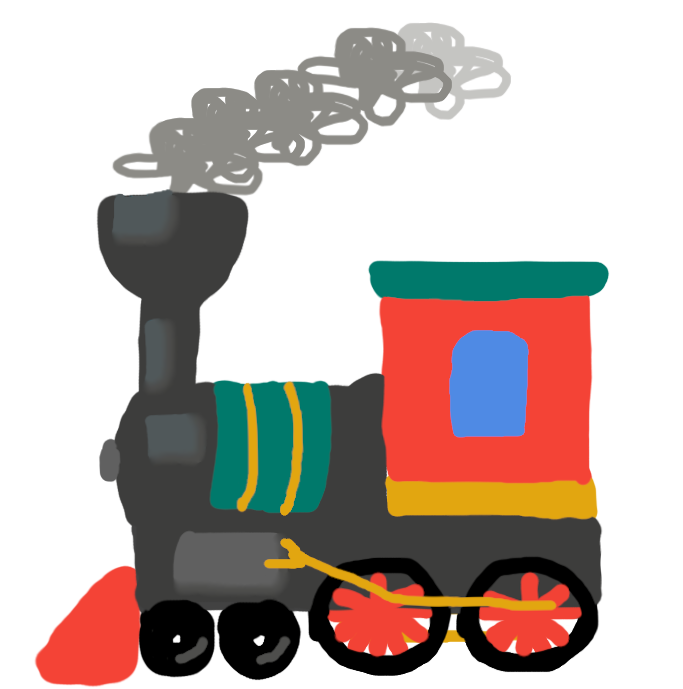
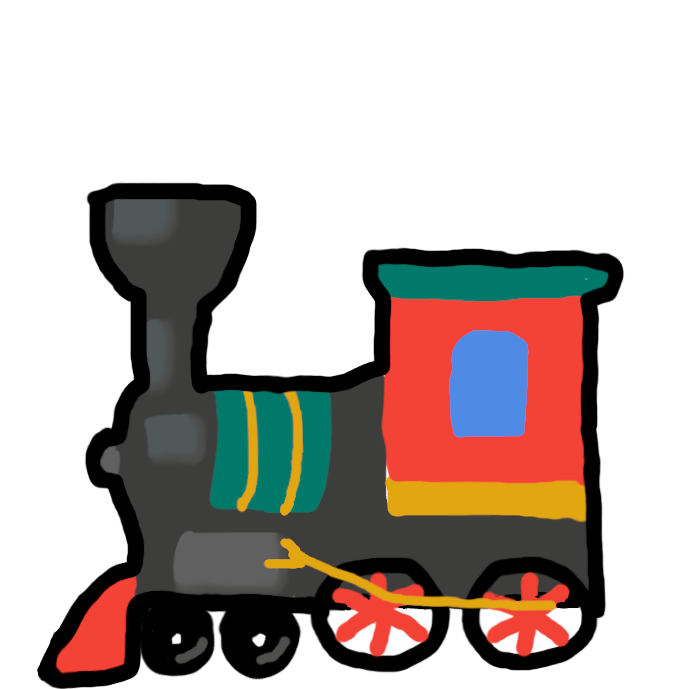
The second (683, 689) image is a revision of the first. Changes to its layers:
painted on "Drawing Layer copy #4" over <box>34,181,625,689</box>
hid "Drawing Layer copy #3", painted on it over <box>34,22,624,689</box>
hid "Drawing Layer copy #2", painted on it over <box>34,26,624,689</box>
hid "Drawing Layer copy #1", painted on it over <box>34,68,625,689</box>
hid "Pasted Layer #1", painted on it over <box>36,87,625,689</box>
hid "Pasted Layer", painted on it over <box>35,119,624,689</box>